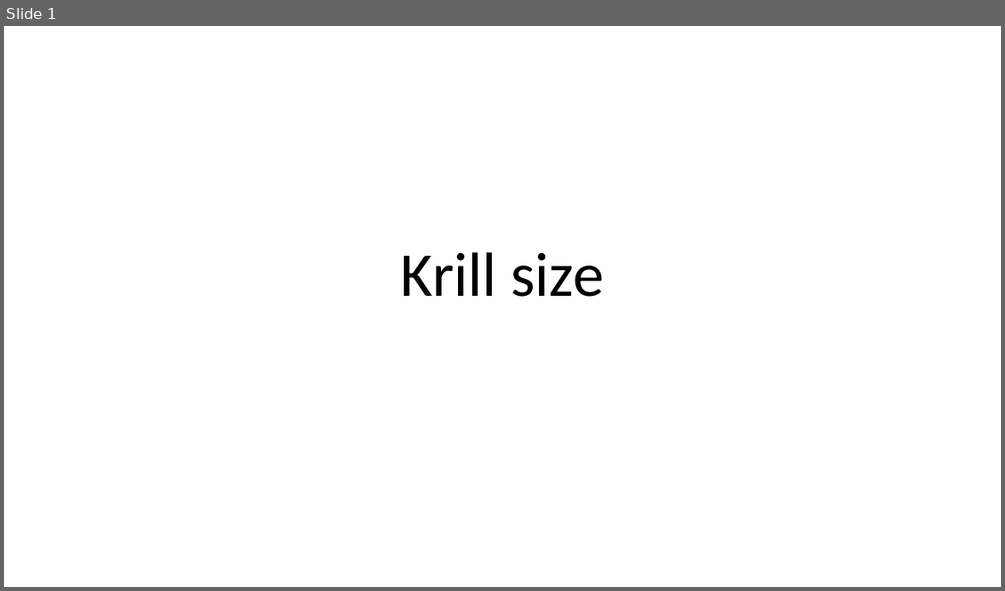
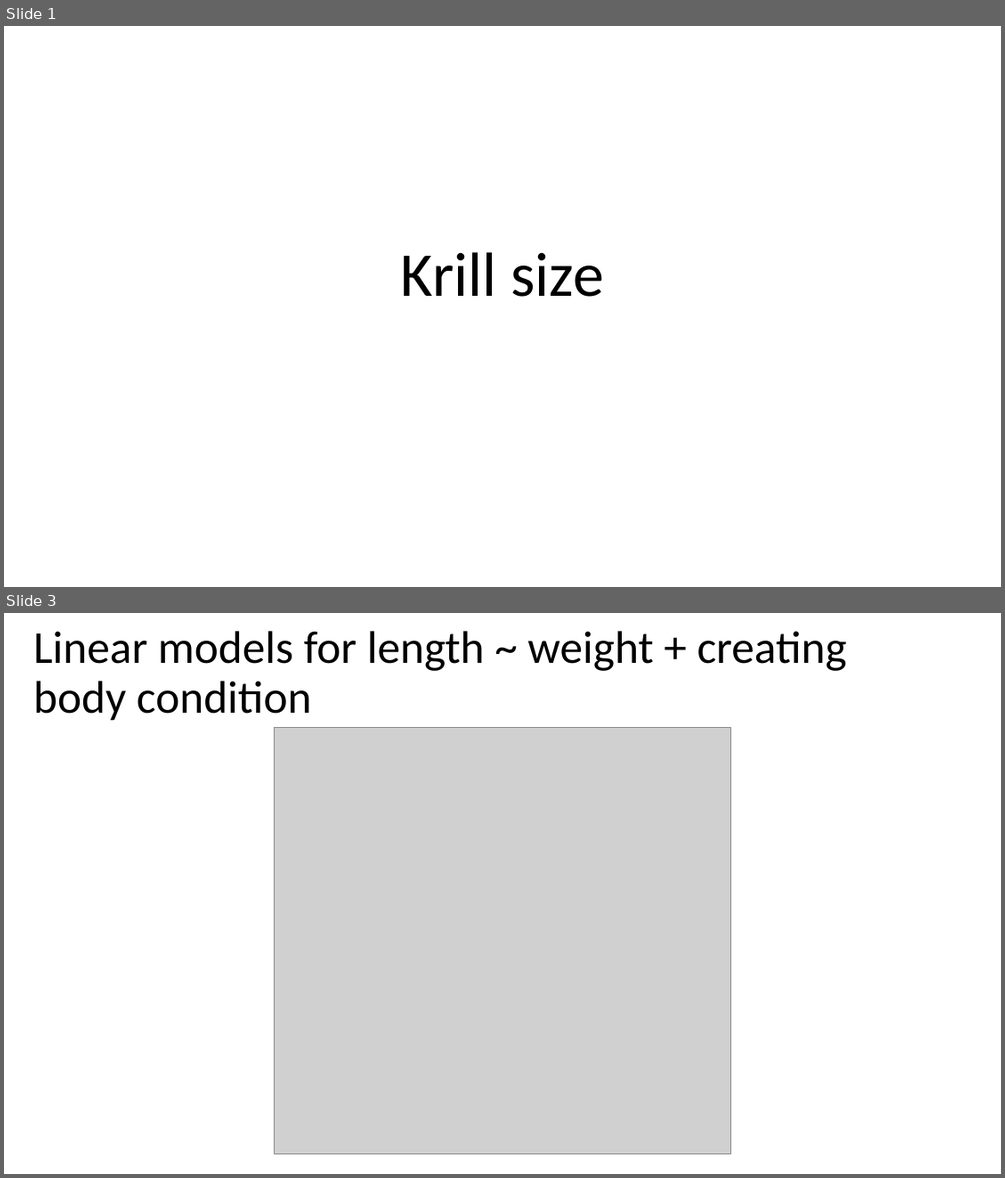
Before and after one commit to NWFSC-OA-lab/krill_size_2019, a slide deck: Krill size plots.pptx. Shown one above the other, each under a label of ours: slide 1 before the commit, slides 1 and 3 after it; the slides between them are not shown. The pictures are 1005x591 and 1005x1178 pixels, drawn with LibreOffice and Linux fonts; fonts in the diff are those of the drawing; grey boxes stand for pictures. Boxes give left, top, right and bottom in pixels: in the first picture for what was removed or moved away, otherwise in the second. Text is boxed around its words. In the diff, an @@ line names an element or a change of style, - is before the commit and + after.

Commit message:
Updated with body condition stuff

```diff
--- a/Krill size plots.pptx
+++ b/Krill size plots.pptx
@@ slide 3 added at [4,613,1001,1174], background #FFFFFF @@
@@ title added at [33,631,847,721], 44 pt, text #000000 @@
+Linear models for length ~ weight + creating body condition
@@ picture added at [274,728,730,1153] @@
```
Also in this commit, not shown: 11 slides changed, 10 other slides added, 4 other files.
